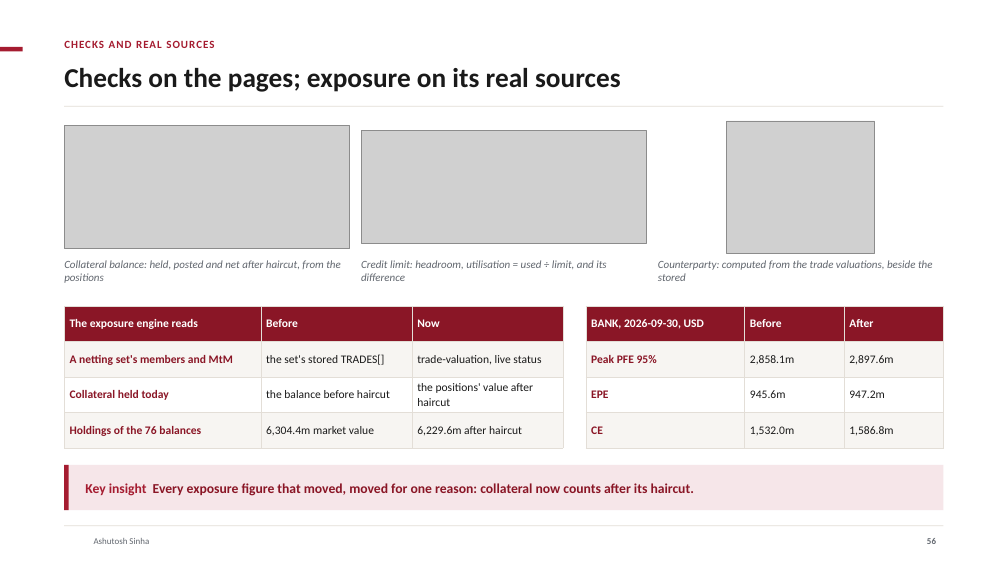
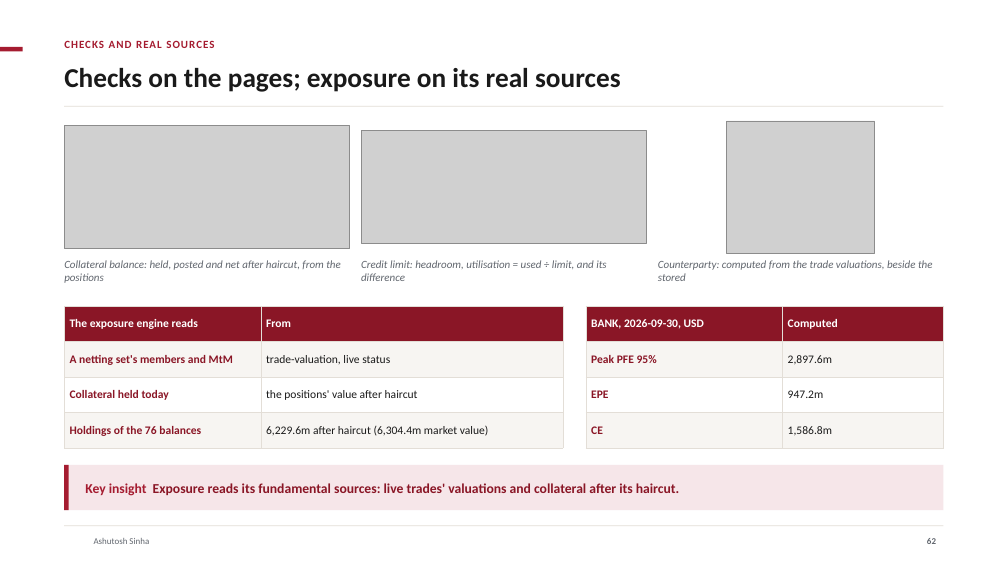
Before and after one commit to ajsinha/drishti, a slide deck: slide 62 of docs/publications/Drishti-Design-and-Evidence.pptx (slide 56 before the commit). Drawn at 1008x567 pixels with LibreOffice and Linux fonts; fonts in the diff are those of the drawing; grey boxes stand for pictures; background and template pictures are left out. Boxes give left, top, right and bottom in pixels: in the first picture for what was removed or moved away, otherwise in the second. Text is boxed around its words. In the diff, an @@ line names an element or a change of style, - is before the commit and + after.

```diff
--- a/docs/publications/Drishti-Design-and-Evidence.pptx
+++ b/docs/publications/Drishti-Design-and-Evidence.pptx
@@ table at (x1=64, y1=306, x2=563, y2=448) @@
-column 2: Before | the set's stored TRADES[] | the balance before haircut | 6,304.4m market value
-column 3: Now | trade-valuation, live status | the positions' value after haircut | 6,229.6m after haircut
+column 2: From | trade-valuation, live status | the positions' value after haircut | 6,229.6m after haircut (6,304.4m market value)
@@ table at (x1=586, y1=306, x2=944, y2=448) @@
-column 2: Before | 2,858.1m | 945.6m | 1,532.0m
-column 3: After | 2,897.6m | 947.2m | 1,586.8m
+column 2: Computed | 2,897.6m | 947.2m | 1,586.8m
@@ text at (x1=85, y1=483, x2=679, y2=496): text changed @@
-Key insight Every exposure figure that moved, moved for one reason: collateral now counts after its haircut.
+Key insight Exposure reads its fundamental sources: live trades' valuations and collateral after its haircut.
@@ page number at (x1=927, y1=538, x2=936, y2=544): text changed @@
-56
+62
```
Also in this commit, not shown: 6 other slides changed, 12 slides added, 4 slides removed, 7 other files.
